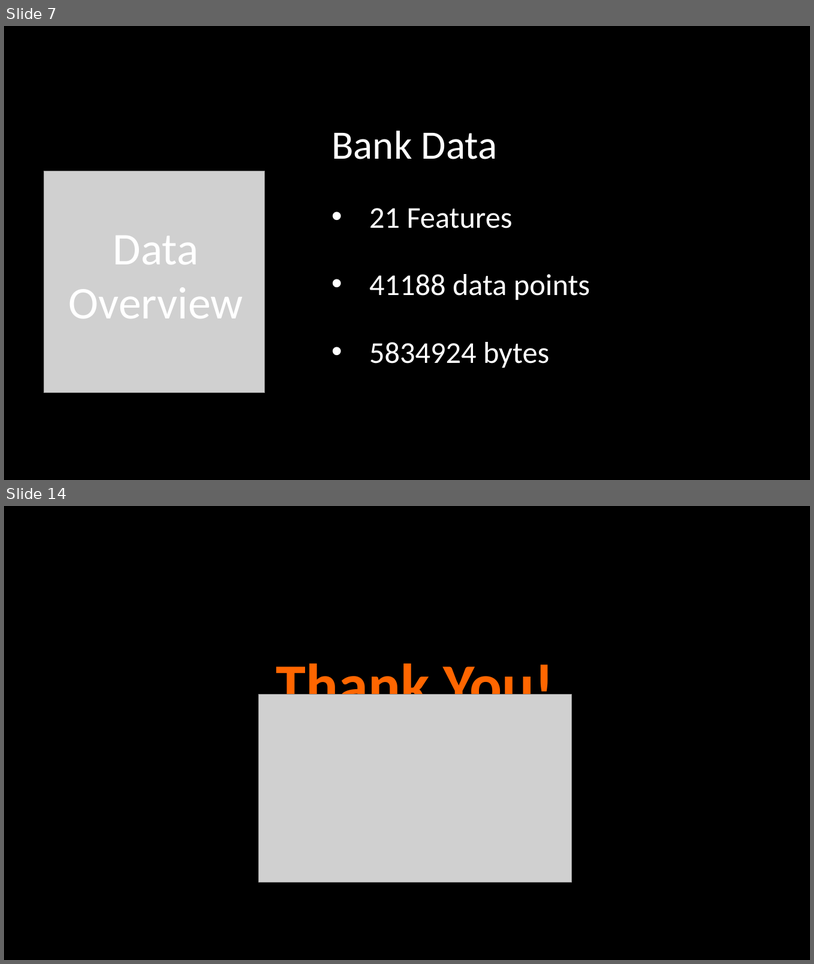
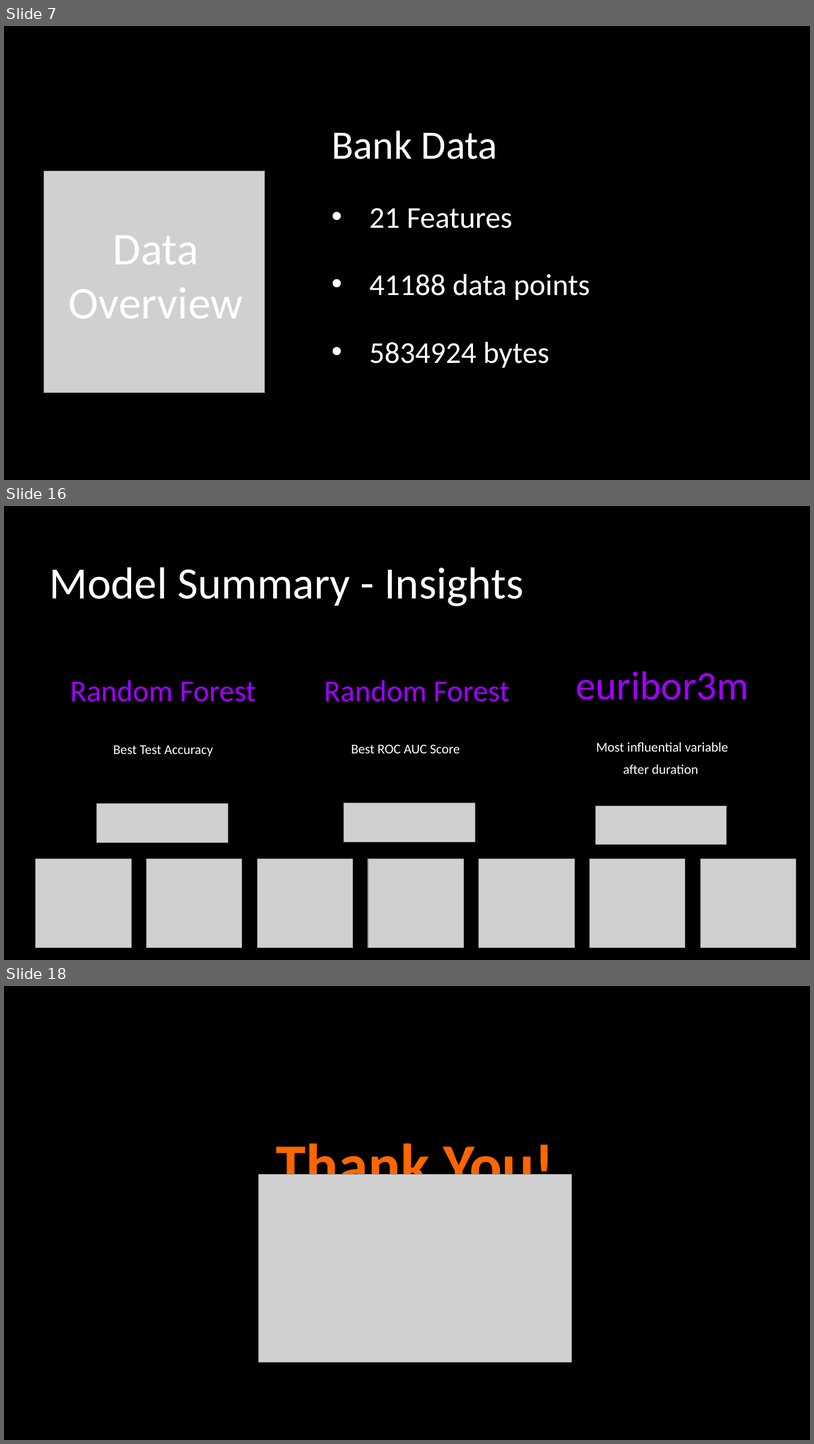
Before and after one commit to taimoorRazi/Bank-Marketing-Project, a slide deck: Week 13 - Final week/Bank Marketing Campaign Presentation.pptx. Shown one above the other, each under a label of ours: slides 7 and 14 before the commit, slides 7, 16 and 18 after it; the slides between them are not shown. The pictures are 814x964 and 814x1444 pixels, drawn with LibreOffice and Linux fonts; fonts in the diff are those of the drawing; grey boxes stand for pictures. Boxes give left, top, right and bottom in pixels: in the first picture for what was removed or moved away, otherwise in the second. Text is boxed around its words. In the diff, an @@ line names an element or a change of style, - is before the commit and + after.

```diff
--- a/Week 13 - Final week/Bank Marketing Campaign Presentation.pptx
+++ b/Week 13 - Final week/Bank Marketing Campaign Presentation.pptx
@@ slide 16 added at (4, 506, 810, 960), background #000000 @@
@@ text added at (50, 567, 524, 606), 53.3 pt, text #FFFFFF @@
+Model Summary - Insights
@@ text added at (70, 680, 256, 702), 36 pt, text #A100FF @@
+Random Forest
@@ text added at (324, 680, 510, 702), 36 pt, text #A100FF @@
+Random Forest
@@ text added at (576, 671, 749, 700), 48 pt, text #A100FF @@
+euribor3m
@@ text added at (113, 745, 213, 756), 16 pt, text #FFFFFF @@
+Best Test Accuracy
@@ text added at (351, 744, 460, 753), 16 pt, text #FFFFFF @@
+Best ROC AUC Score
@@ text added at (596, 742, 728, 774), 16 pt, text #FFFFFF @@
+Most influential variable after duration
@@ picture added at (96, 804, 228, 843) @@
@@ picture added at (345, 803, 476, 842) @@
@@ picture added at (596, 805, 728, 844) @@
@@ group added at (35, 858, 797, 947): 7 pictures @@
@@ what was slide 14 is now slide 18 @@
```
Also in this commit, not shown: 1 slide changed, 8 other slides added, 5 slides removed, 1 other file.
